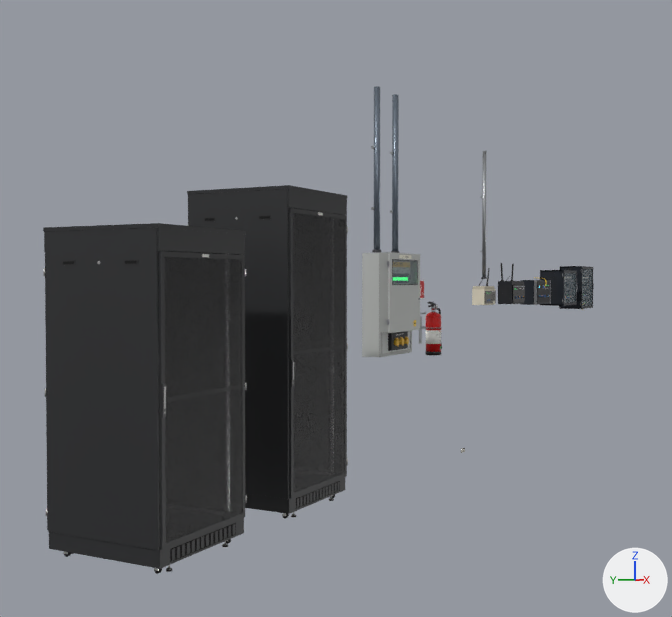
Before and after pictures for a commit that changed the Blender file tools/blender/dct_racks.blend.
Camera for both pictures: a 50 mm lens placed at (-5.59, -3.98, 1.77), pointed at (4.18, 1.22, 1.46). Lighting does not change. The marker at lower right points along +X, +Y and +Z. The first picture is the older version.

In view in the first picture: 'breaker_box_Door', 'breaker_box_Housing', 'extinguisher_Cylinder', 'extinguisher_station_Bracket', 'rack_Frame', 'rack_FrontDoor', 'rack_Plinth', 'rack_SidePanel_L', 'rack_SidePanel_R', 'rack_pro_Frame', 'rack_pro_FrontDoor', 'rack_pro_Plinth', 'rack_pro_SidePanel_L', 'rack_pro_SidePanel_R', 'router_conduit_Pipe', 'router_t0_dsl_Body', 'router_t1_vdsl_Body', 'router_t2_gateway_Body', 'router_t3_core10g_Body', 'router_t3_core10g_Door', 'router_t3_core10g_Panel_Side_L', 'router_t4_core100g_Door', 'router_t4_core100g_Panel_Side_L' and 5 more.
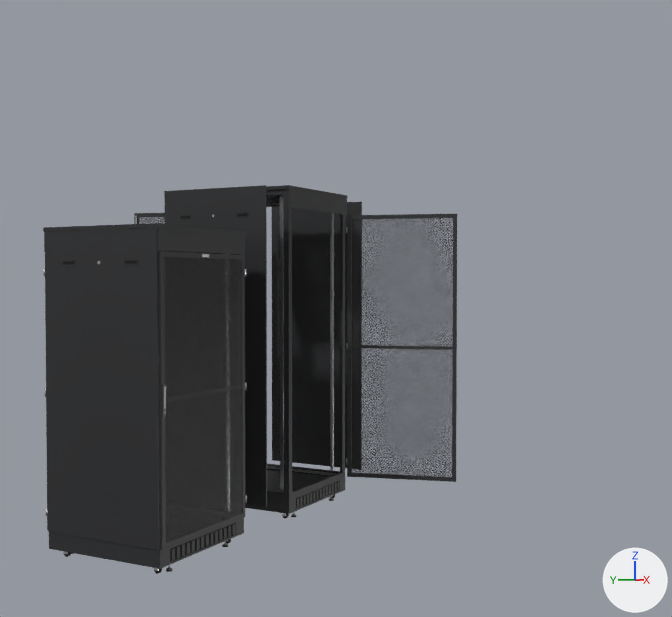
ob_rack_pro_hinge_frontdoor is not drawn itself; it is the parent of ob_rack_pro_frontdoor.
ob_rack_pro_hinge_reardoor_l is not drawn itself; it is the parent of ob_rack_pro_reardoor_l.
ob_rack_pro_panel_side_l is not drawn itself; it is the parent of ob_rack_pro_sidepanel_l.
ob_rack_pro_panel_side_r is not drawn itself; it is the parent of ob_rack_pro_sidepanel_r.

The edits, one by one:
Object 'rack_pro_Hinge_FrontDoor' (ob_rack_pro_hinge_frontdoor) turns from (0, 0, 0) to (0, 0, 105) degrees about x, y and z.
Object 'rack_pro_Hinge_RearDoor_L' (ob_rack_pro_hinge_reardoor_l) turns from (0, 0, 0) to (0, 0, 105) degrees about x, y and z.
Object 'rack_pro_Panel_Side_L' (ob_rack_pro_panel_side_l) moves from (-0.454, 0.0, 1.313) to (-0.754, 0.0, 1.313).
Object 'rack_pro_Panel_Side_R' (ob_rack_pro_panel_side_r) moves from (0.454, 0.0, 1.313) to (0.754, 0.0, 1.313).
Object 'breaker_box_Housing' (ob_breaker_box_housing) is deleted.
Object 'breaker_box_Door' (ob_breaker_box_door) is deleted.
Object 'extinguisher_station_Bracket' (ob_extinguisher_station_bracket) is deleted.
Object 'extinguisher_Cylinder' (ob_extinguisher_cylinder) is deleted.
Object 'router_conduit_Pipe' (ob_router_conduit_pipe) is deleted.
Object 'router_t0_dsl_Body' (ob_router_t0_dsl_body) is deleted.
Object 'router_t1_vdsl_Body' (ob_router_t1_vdsl_body) is deleted.
Object 'router_t2_gateway_Body' (ob_router_t2_gateway_body) is deleted.
Object 'router_t3_core10g_Body' (ob_router_t3_core10g_body) is deleted.
Object 'router_t3_core10g_Panel_Side_L' (ob_router_t3_core10g_panel_side_l) is deleted.
Object 'router_t3_core10g_Door' (ob_router_t3_core10g_door) is deleted.
Object 'router_t4_core100g_Panel_Side_L' (ob_router_t4_core100g_panel_side_l) is deleted.
Object 'router_t4_core100g_Door' (ob_router_t4_core100g_door) is deleted.

Boxes [x1, y1, x2, y2] around the edits, measured in the pictures (672 x 617 px):
'rack_pro_FrontDoor', turned
    before: [289, 208, 348, 498]
    after: [346, 214, 457, 482]
'rack_pro_SidePanel_L', moved
    before: [189, 189, 289, 499]
    after: [164, 185, 267, 507]
'rack_pro_SidePanel_R', moved
    before: [293, 208, 340, 471]
    after: [272, 202, 362, 470]
'breaker_box_Housing', deleted
    before: [362, 86, 412, 357]
'breaker_box_Door', deleted
    before: [387, 252, 420, 333]
'extinguisher_Cylinder', deleted
    before: [425, 304, 442, 355]
'router_t2_gateway_Body', deleted
    before: [520, 278, 551, 305]
'router_t1_vdsl_Body', deleted
    before: [498, 276, 525, 304]
'router_t4_core100g_Door', deleted
    before: [580, 266, 594, 309]
'router_t3_core10g_Panel_Side_L', deleted
    before: [540, 270, 563, 306]
'router_t3_core10g_Door', deleted
    before: [562, 270, 577, 306]
'router_conduit_Pipe', deleted
    before: [480, 151, 487, 279]
'router_t0_dsl_Body', deleted
    before: [472, 279, 496, 305]
'router_t4_core100g_Panel_Side_L', deleted
    before: [560, 266, 581, 309]
'rack_pro_RearDoor_L', turned (mostly hidden before)
    before: [187, 212, 189, 226]
    after: [134, 213, 165, 224]
'extinguisher_station_Bracket', deleted
    before: [419, 281, 442, 344]
'router_t3_core10g_Body', deleted (mostly hidden)
    before: [540, 270, 563, 306]
